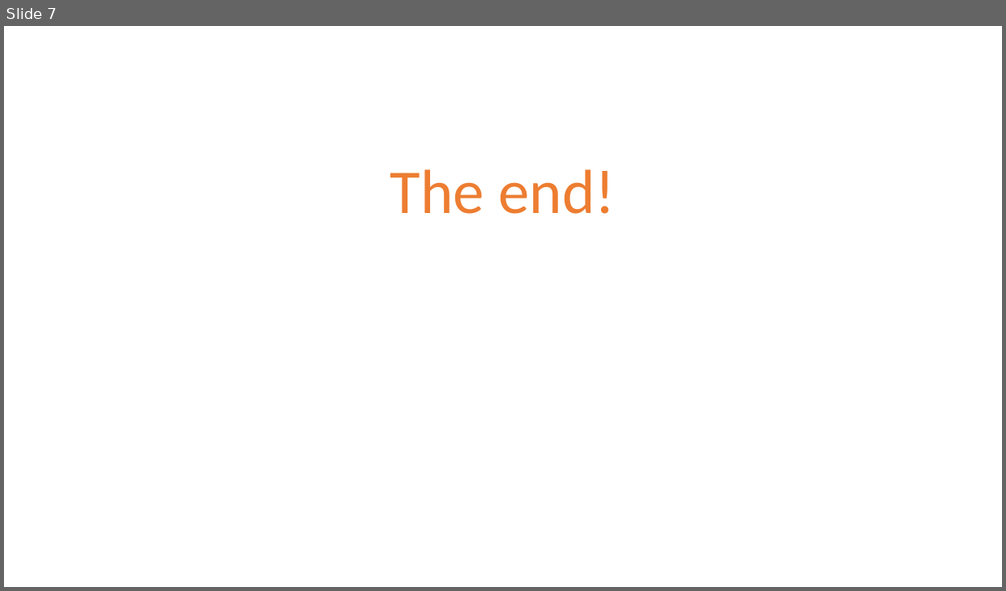
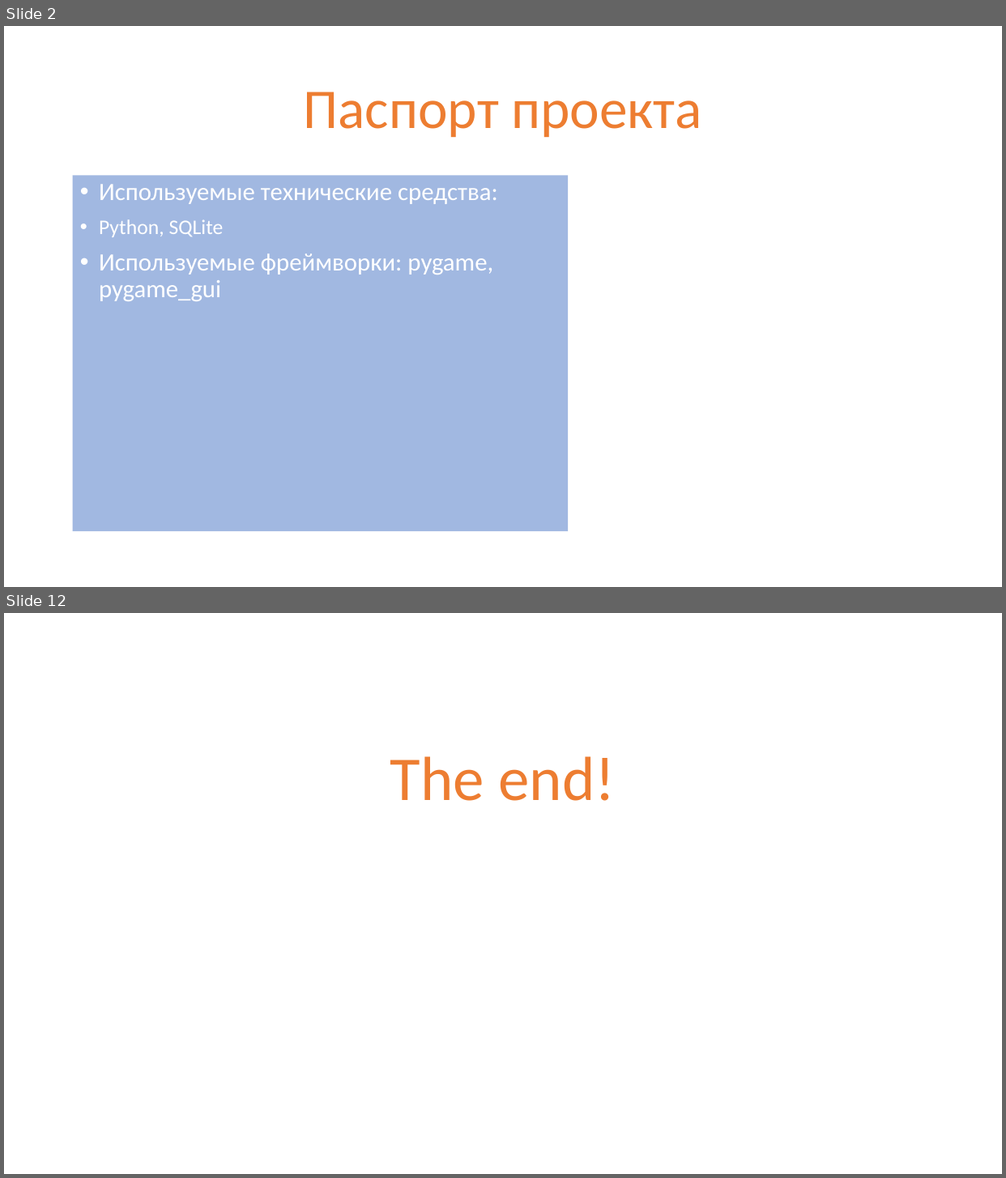
Before and after one commit to ilmerkul/Tetris, a slide deck: Tetris.pptx. Shown one above the other, each under a label of ours: slide 7 before the commit, slides 2 and 12 after it; the slides between them are not shown. The pictures are 1006x591 and 1006x1178 pixels, drawn with LibreOffice and Linux fonts; fonts in the diff are those of the drawing; background and template pictures are left out. Boxes give left, top, right and bottom in pixels: in the first picture for what was removed or moved away, otherwise in the second. Text is boxed around its words. In the diff, an @@ line names an element or a change of style, - is before the commit and + after.

```diff
--- a/Tetris.pptx
+++ b/Tetris.pptx
@@ slide 2 added at [4,26,1002,587], background picture (left out) @@
@@ title added at [304,92,701,137], 54 pt, text #ED7D31 @@
+Паспорт проекта
@@ text added at [73,176,569,532], fill #4472C4 at 50% opacity, 24 pt, text #FFFFFF @@
+• Используемые технические средства:
+• Python, SQLite
+• Используемые фреймворки: pygame, pygame_gui
@@ what was slide 7 is now slide 12 @@
```
Also in this commit, not shown: 2 slides changed, 8 other slides added, 4 slides removed.
